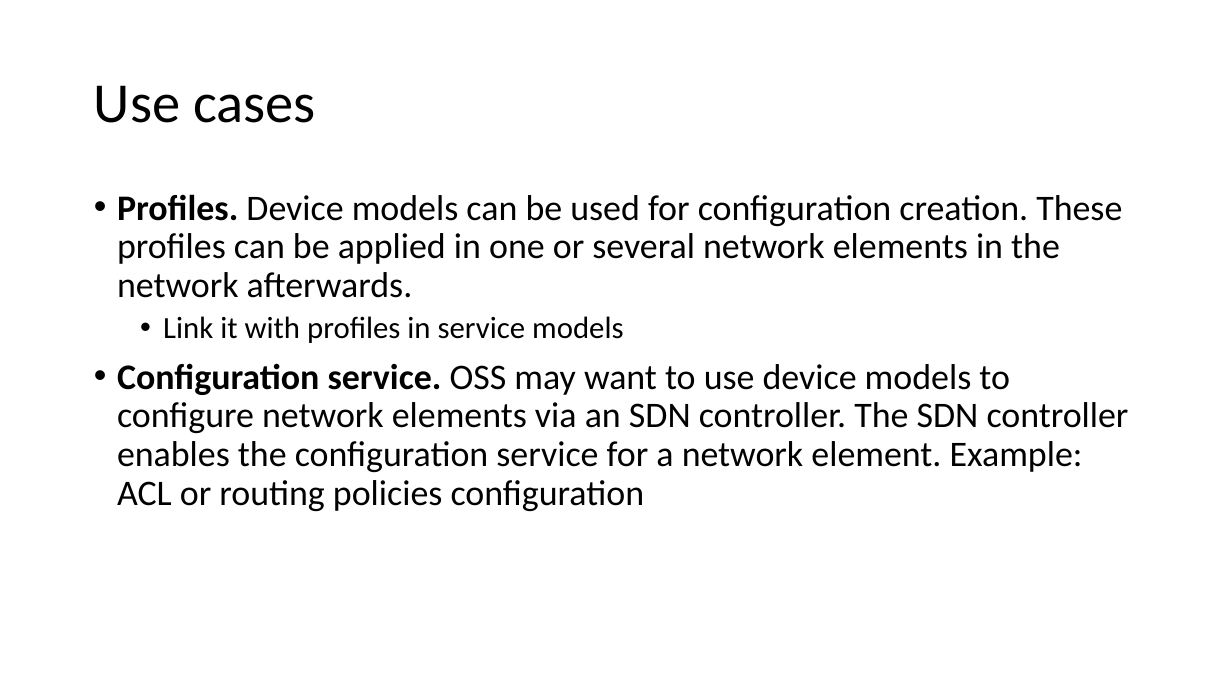
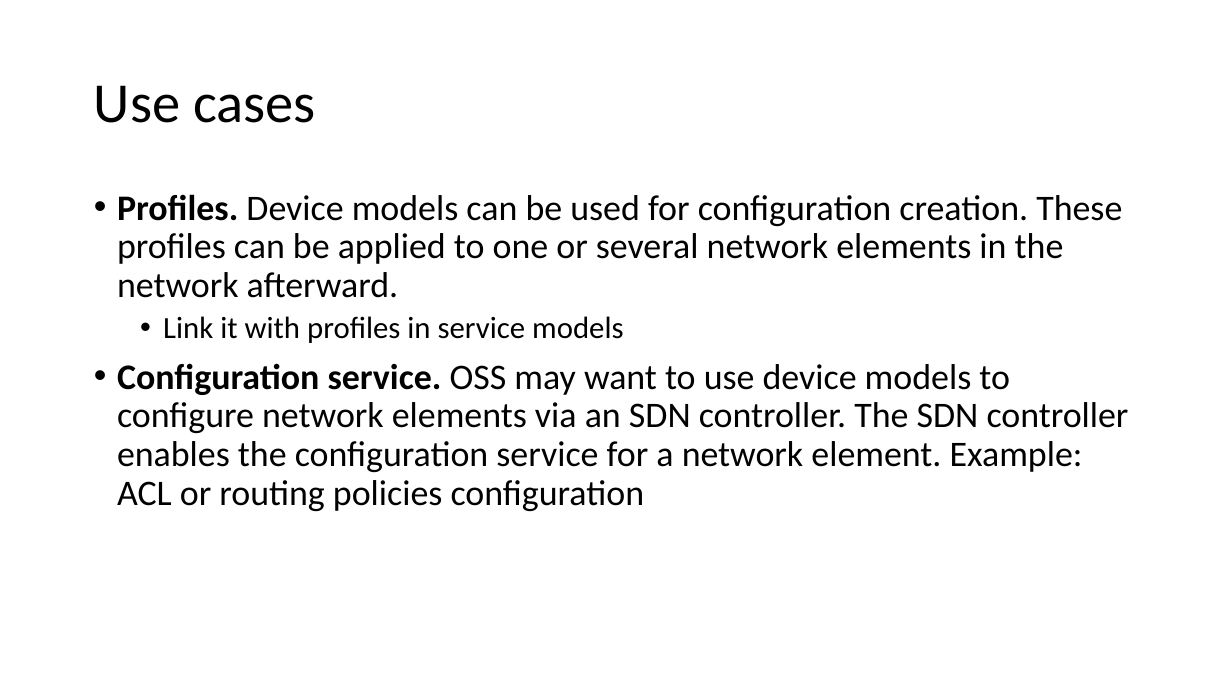
Before and after one commit to oscargdd/network-yang-models, a slide deck: slide 4 of Slides/2. draft-xxx-device-models.pptx. Drawn at 1232x693 pixels with LibreOffice and Linux fonts; fonts in the diff are those of the drawing. Boxes give left, top, right and bottom in pixels: in the first picture for what was removed or moved away, otherwise in the second. Text is boxed around its words. In the diff, an @@ line names an element or a change of style, - is before the commit and + after.

```diff
--- a/Slides/2. draft-xxx-device-models.pptx
+++ b/Slides/2. draft-xxx-device-models.pptx
@@ text at (117,194,1122,298): text changed @@
-• Profiles. Device models can be used for configuration creation. These profiles can be applied in one or several network elements in the network afterwards.
+• Profiles. Device models can be used for configuration creation. These profiles can be applied to one or several network elements in the network afterward.
```
Also in this commit, not shown: 1 other slide changed.
